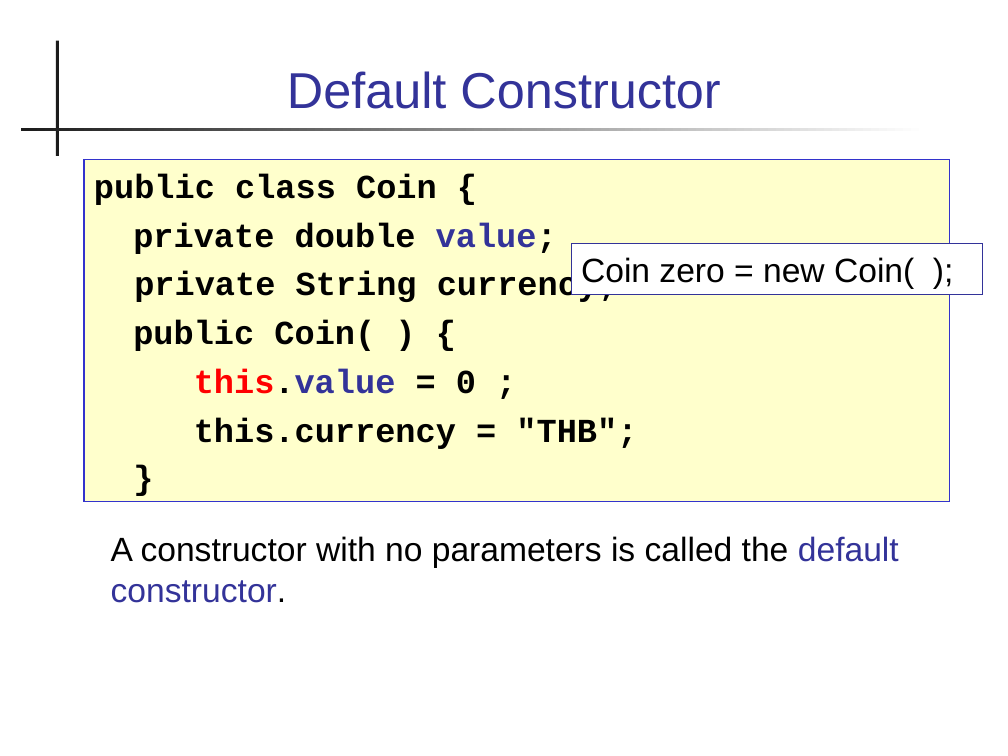
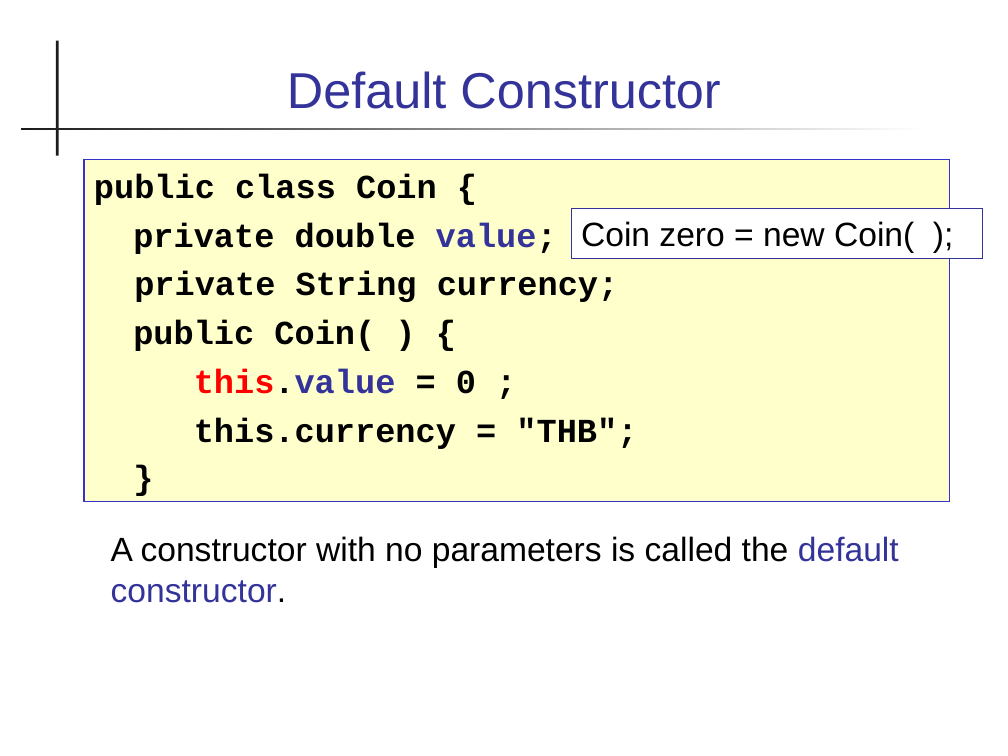
Before and after one commit to cpske/programming1, a slide deck: slide 14 of week2/X-Java-Basics.ppt. Drawn at 1008x756 pixels with LibreOffice and Linux fonts; fonts in the diff are those of the drawing. Boxes give left, top, right and bottom in pixels: in the first picture for what was removed or moved away, otherwise in the second. Text is boxed around its words. In the diff, an @@ line names an element or a change of style, - is before the commit and + after.

```diff
--- a/week2/X-Java-Basics.ppt
+++ b/week2/X-Java-Basics.ppt
@@ rectangle "Coin zero = new Coin( ...": place and size @@
-rectangle "Coin zero = new Coin( ..." at [572,244,983,294]
+rectangle "Coin zero = new Coin( ..." at [572,208,983,258]
```
Also in this commit, not shown: 7 other slides changed, 1 other file.
